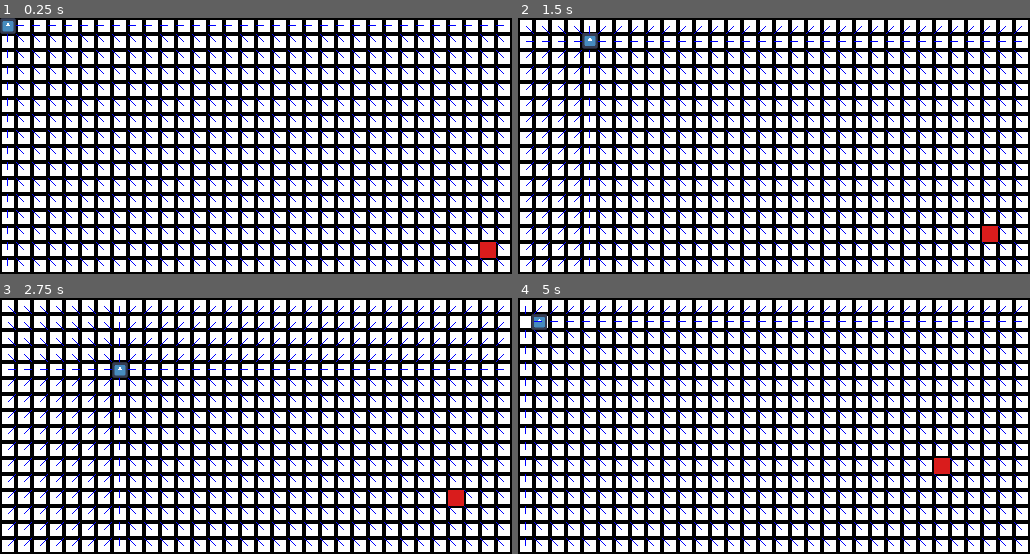
Above: before the commit, frames 1-4 (two rows, left to right).
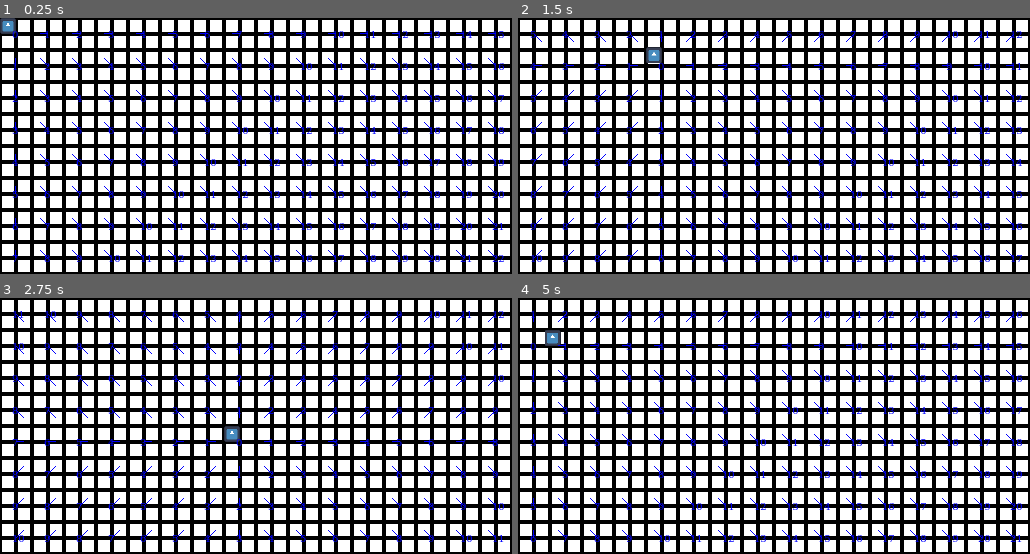
Above: after the commit, the same moments.

Repository: aaron-d-e/flow-fields-pathfinding
Game: Godot game, scene res://terrain.tscn
Same seed, same stepped clock (60 frames per second), same inputs: the game is played once before the commit and once after it. The project has no main scene, so this scene is started directly. The engine's default icon, where the game draws it, is replaced by a stand-in: a white triangle on a blue panel in a dark square.
Inputs:
- Up to frame 1 (0.25 s): no input
- Up to frame 2 (1.5 s): tap Enter at 0.5 s; hold Right (ui_right) 0.53-1.28 s; hold Down (ui_down) from 1.28 s (still down)
- Up to frame 3 (2.75 s): release Down (ui_down) at 2.03 s; hold Right (ui_right) from 2.03 s (still down)
- Up to frame 4 (5 s): release Right (ui_right) at 2.78 s; hold Up (ui_up) 2.78-3.53 s; hold Left (ui_left) from 3.53 s (still down)

The runs differ from the first frame. In frame 1, 7.0% of the frame differs, in the area x 1-99%, y 2-97%; in frame 2, 6.9%; in frame 3, 6.5%; in frame 4, 7.3%, in the area x 1-99%, y 3-97%.

Commit message:
size change wip

Diff:
--- a/flow-fields/flow_field_manager.gd
+++ b/flow-fields/flow_field_manager.gd
@@ -58,7 +58,7 @@
 		if cost != MAX_COST:
 			var world_pos := cell_to_world(cell)
 			var dir := field_directions[cell]
-			# draw_string(debug_font, world_pos + Vector2(-4, 4), str(cost), HORIZONTAL_ALIGNMENT_CENTER, -1, debug_font_size, Color.BLUE)
+			draw_string(debug_font, world_pos + Vector2(-4, 4), str(cost), HORIZONTAL_ALIGNMENT_CENTER, -1, debug_font_size, Color.BLUE)
 			draw_line(world_pos, world_pos + Vector2(dir.x * 8, dir.y * 8) , Color.BLUE)
 
 
--- a/flow-fields/movement.gd
+++ b/flow-fields/movement.gd
@@ -1,6 +1,6 @@
 extends CharacterBody2D
 
-const tile_size := Vector2(16,16)
+@onready var tile_size :Vector2 = $%FlowFieldManager.cell_size
 var sprite_node_pos_tween: Tween
 
 func _physics_process(_delta: float) -> void:
--- a/flow-fields/terrain.tscn
+++ b/flow-fields/terrain.tscn
@@ -730,12 +730,13 @@
 [node name="FlowFieldManager" parent="." node_paths=PackedStringArray("target") instance=ExtResource("4_n7k1k")]
 unique_name_in_owner = true
 field_size = Vector2i(32, 16)
-cell_size = Vector2i(16, 16)
+cell_size = Vector2i(32, 32)
 target = NodePath("../CharacterBody2D")
 debug_font = SubResource("FontFile_n7k1k")
 debug_font_size = 10
 
 [node name="EnemySprite" type="Sprite2D" parent="."]
+visible = false
 position = Vector2(504, 248)
 texture = ExtResource("5_iqhxt")
 script = ExtResource("6_e1kr5")
